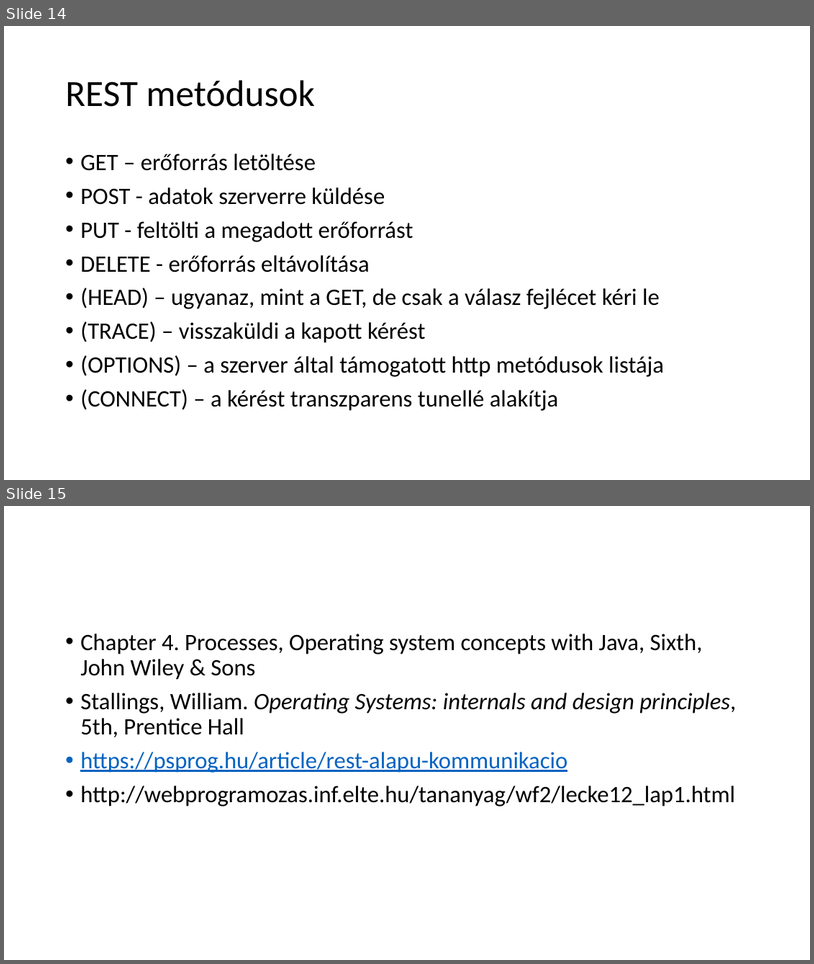
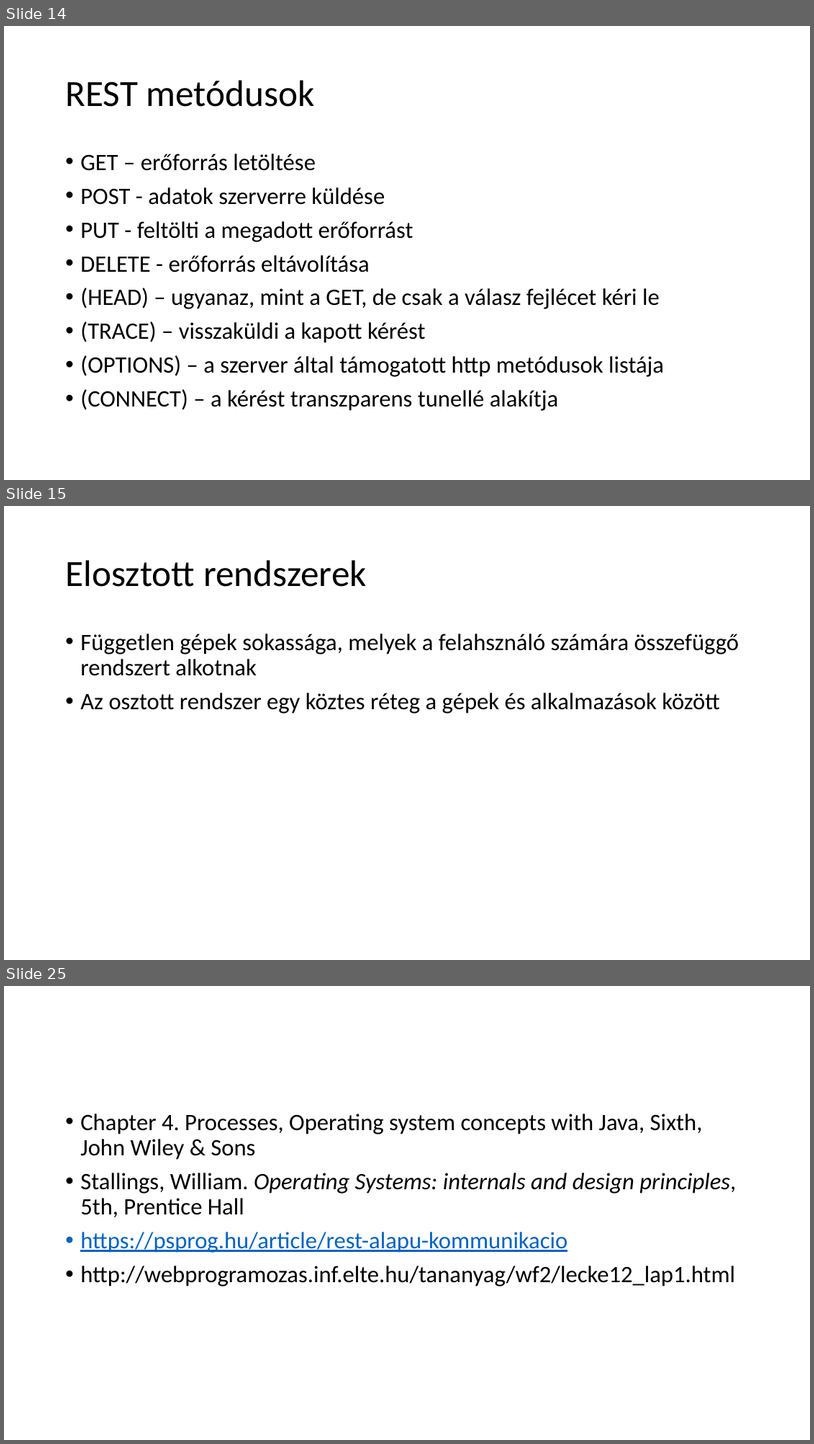
Before and after one commit to krsjakb/osztott-rendszerek-parhuzamos-programozas, a slide deck: Osztott rendszerek, párhuzamos programozás.pptx. Shown one above the other, each under a label of ours: slides 14 and 15 before the commit, slides 14, 15 and 25 after it; the slides between them are not shown. The pictures are 814x964 and 814x1444 pixels, drawn with LibreOffice and Linux fonts; fonts in the diff are those of the drawing. Boxes give left, top, right and bottom in pixels: in the first picture for what was removed or moved away, otherwise in the second. Text is boxed around its words. In the diff, an @@ line names an element or a change of style, - is before the commit and + after.

Commit message:
pptx update

```diff
--- a/Osztott rendszerek, párhuzamos programozás.pptx
+++ b/Osztott rendszerek, párhuzamos programozás.pptx
@@ slide 15 added at [4, 506, 810, 960], background #FFFFFF @@
@@ title added at [65, 560, 367, 587], 44 pt, text #000000 @@
+Elosztott rendszerek
@@ text added at [80, 633, 740, 713], 28 pt, text #000000 @@
+• Független gépek sokassága, melyek a felahsználó számára összefüggő rendszert alkotnak
+• Az osztott rendszer egy köztes réteg a gépek és alkalmazások között
@@ what was slide 15 is now slide 25 @@
```
Also in this commit, not shown: 9 other slides added.
